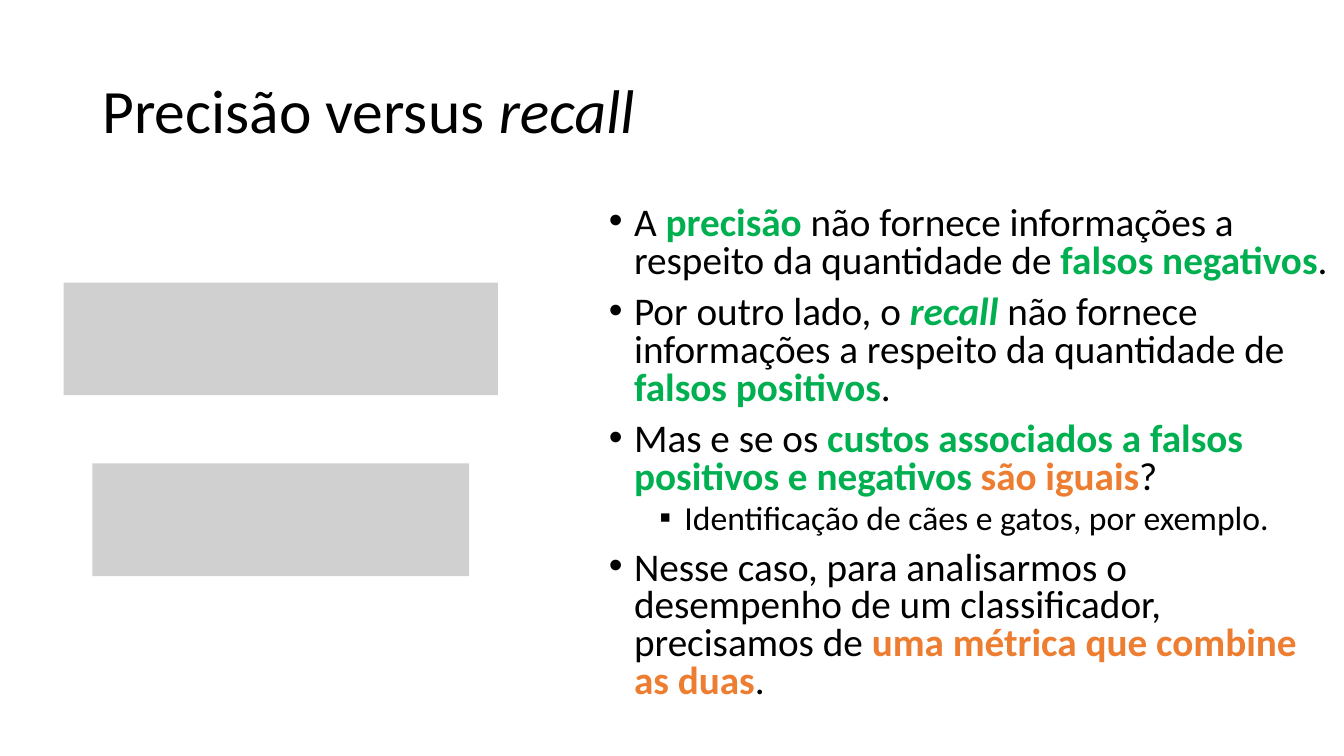
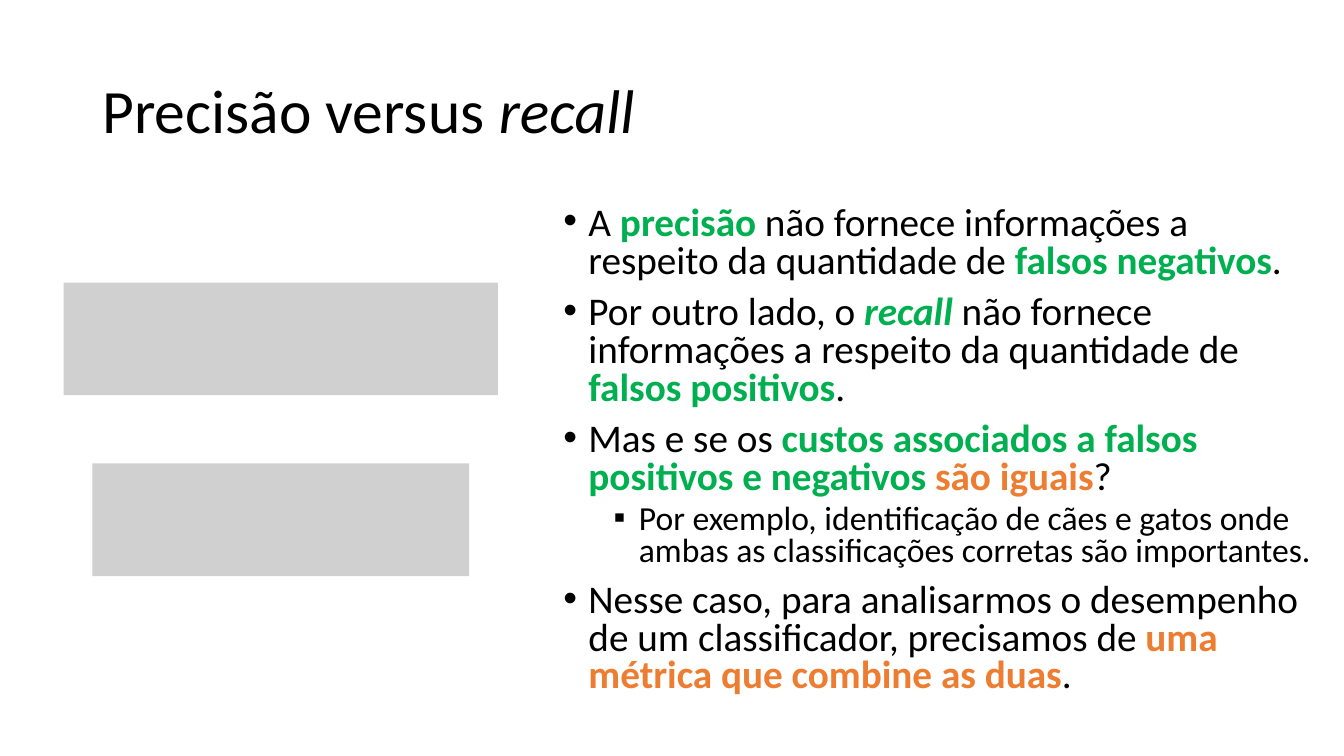
Before and after one commit to zz4fap/c24_inteligencia_artificial, a slide deck: slide 18 of slides/C24_Métricas_de_Classificação.pptx. Drawn at 1344x756 pixels with LibreOffice and Linux fonts; fonts in the diff are those of the drawing; grey boxes stand for pictures. Boxes give left, top, right and bottom in pixels: in the first picture for what was removed or moved away, otherwise in the second. Text is boxed around its words. In the diff, an @@ line names an element or a change of style, - is before the commit and + after.

```diff
--- a/slides/C24_Métricas_de_Classificação.pptx
+++ b/slides/C24_Métricas_de_Classificação.pptx
@@ text "A precisão não fornece informações ...": place and size @@
-text "A precisão não fornece informações ..." at (634,208,1327,695)
+text "A precisão não fornece informações ..." at (588,208,1310,694)
@@ text at (639,506,1310,568): text changed @@
-  ▪ Identificação de cães e gatos, por exemplo.
+  ▪ Por exemplo, identificação de cães e gatos onde ambas as classificações corretas são importantes.
```
Also in this commit, not shown: 15 other slides changed, 1 slide added, 2 other files.
